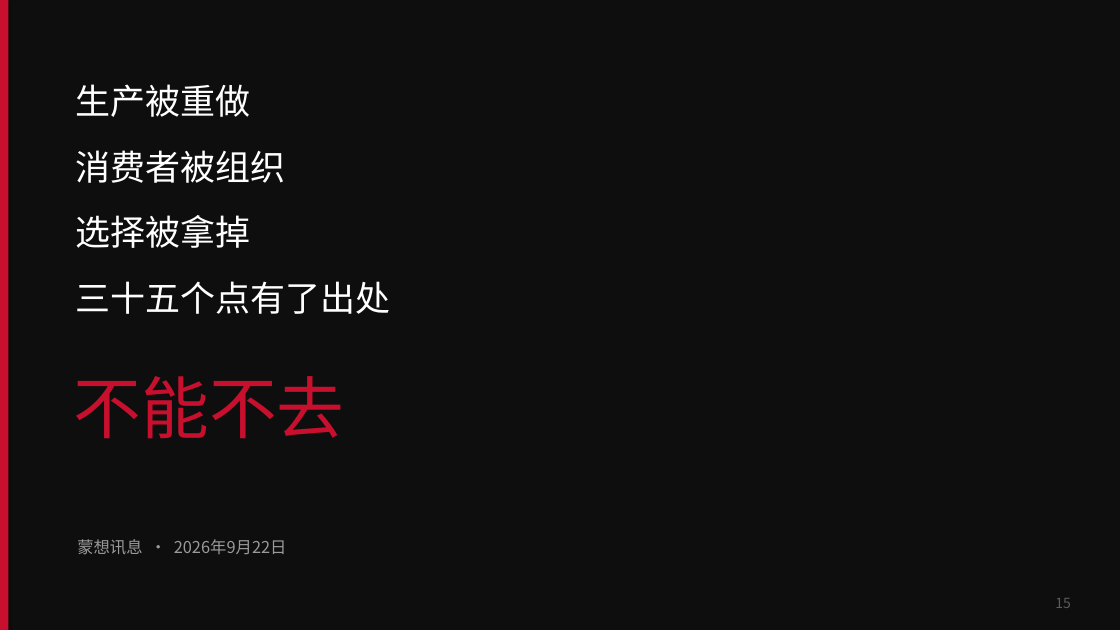
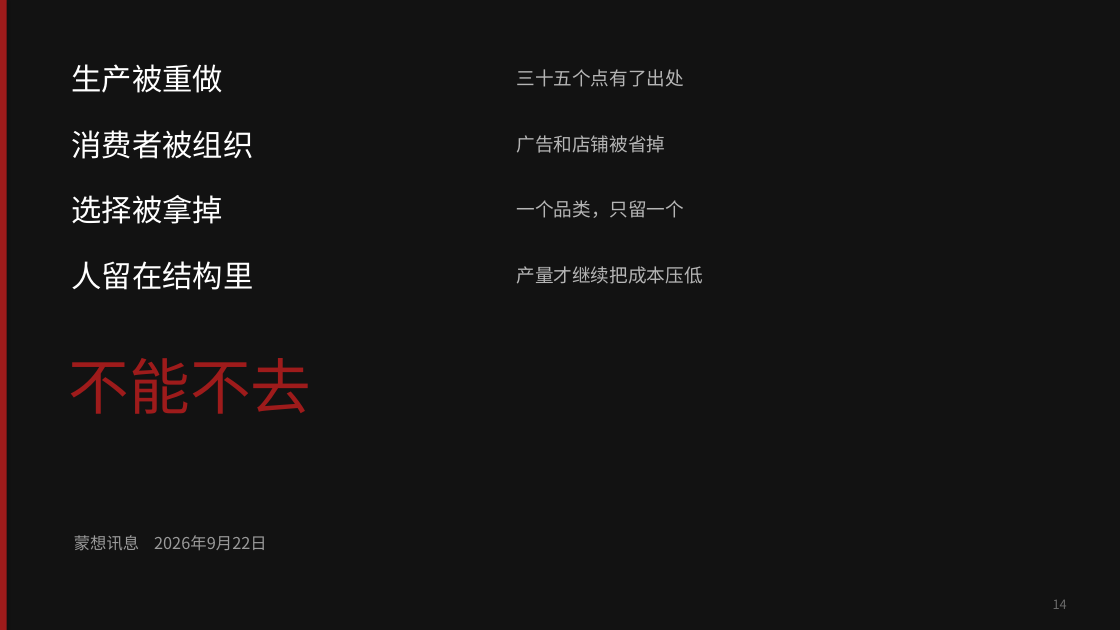
Before and after one commit to headshot9999/xiaoyi, a slide deck: slide 14 of 艾多美何以成为100兆韩元企业.pptx (slide 15 before the commit). Drawn at 1120x630 pixels with LibreOffice and Linux fonts; fonts in the diff are those of the drawing. Boxes give left, top, right and bottom in pixels: in the first picture for what was removed or moved away, otherwise in the second. Text is boxed around its words. In the diff, an @@ line names an element or a change of style, - is before the commit and + after.

```diff
--- a/艾多美何以成为100兆韩元企业.pptx
+++ b/艾多美何以成为100兆韩元企业.pptx
@@ background #0E0E0E to #121212 @@
@@ rectangle at bbox=[0, 0, 7, 630]: fill #C8102E to #9E1B1B @@
@@ text "生产被重做": place and size @@
-text "生产被重做" at bbox=[76, 84, 251, 117]
+text "生产被重做" at bbox=[71, 64, 223, 93]
@@ text "三十五个点有了出处": place and size @@
-text "三十五个点有了出处" at bbox=[76, 281, 391, 314]
+text "三十五个点有了出处" at bbox=[517, 69, 685, 87]
@@ text "三十五个点有了出处" at bbox=[517, 69, 685, 87]: size 30 to 16 pt, text colour #FFFFFF to #B5B5B5 @@
@@ text "消费者被组织": place and size @@
-text "消费者被组织" at bbox=[76, 150, 286, 183]
+text "消费者被组织" at bbox=[71, 130, 253, 159]
@@ text added at bbox=[517, 135, 666, 153], 16 pt, text #B5B5B5 @@
+广告和店铺被省掉
@@ size 30 to 26 pt in 3 elements at bbox=[71, 64, 223, 93], bbox=[71, 130, 253, 159], bbox=[71, 195, 223, 224] @@
@@ text "选择被拿掉": place and size @@
-text "选择被拿掉" at bbox=[76, 215, 251, 248]
+text "选择被拿掉" at bbox=[71, 195, 223, 224]
@@ text added at bbox=[517, 200, 685, 218], 16 pt, text #B5B5B5 @@
+一个品类，只留一个
@@ text added at bbox=[71, 261, 253, 290], 26 pt, text #FFFFFF @@
+人留在结构里
@@ text added at bbox=[517, 266, 703, 284], 16 pt, text #B5B5B5 @@
+产量才继续把成本压低
@@ text "不能不去": place and size @@
-text "不能不去" at bbox=[74, 376, 344, 439]
+text "不能不去" at bbox=[69, 358, 311, 414]
@@ text "不能不去" at bbox=[69, 358, 311, 414]: size 58 to 52 pt, text colour #C8102E to #9E1B1B @@
@@ text at bbox=[74, 535, 267, 550]: text changed @@
-蒙想讯息 · 2026年9月22日
+蒙想讯息 2026年9月22日
@@ text removed at bbox=[1055, 598, 1071, 608] @@
-15
@@ text added at bbox=[1053, 600, 1067, 609], 11 pt, text #6A6A6A @@
+14
```
Also in this commit, not shown: 11 other slides changed, 2 slides added, 3 slides removed, 2 other files.
